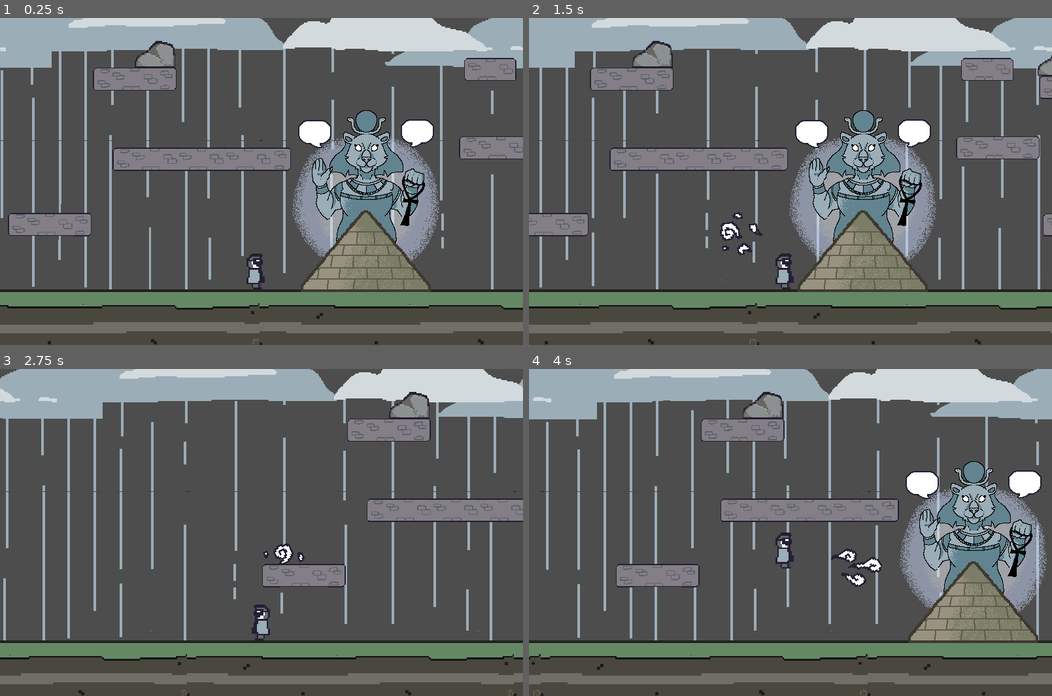
Above: before the commit, frames 1-4 (two rows, left to right).
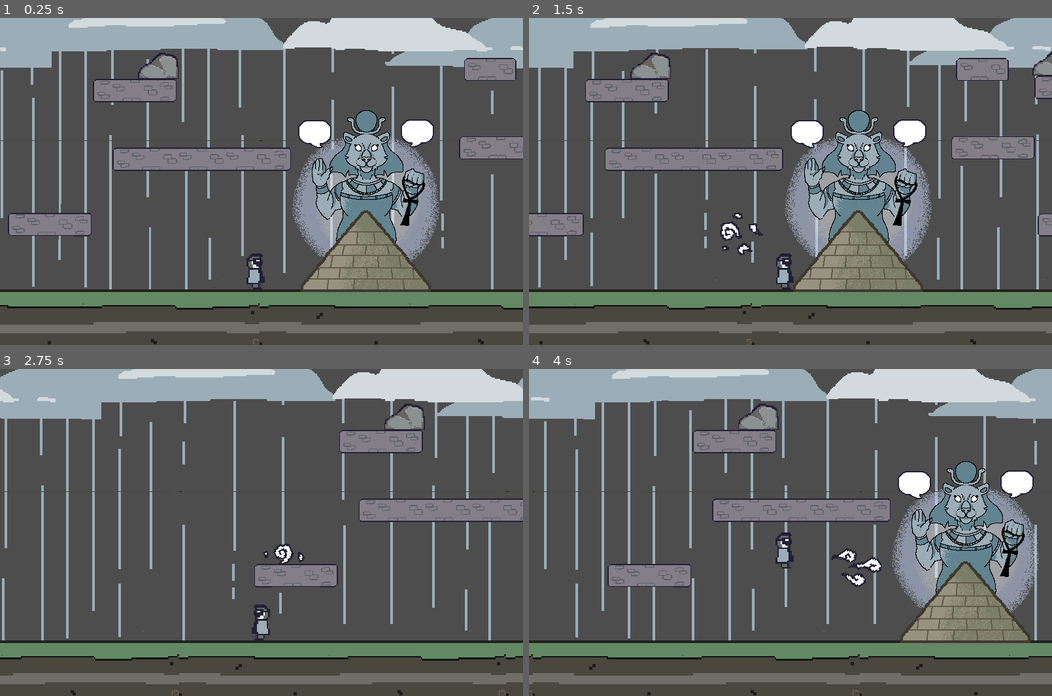
Above: after the commit, the same moments.

Repository: RobChiocchio/godot-wild-jam-58
Game: Godot game, scene res://scenes/levels/level_2.tscn
Two runs of this game, one before a commit and one after it. Both use one fixed random seed, a clock stepped at 60 frames per second and the inputs below. This scene is started directly instead of the project's main scene.
Inputs (mouse positions are in pixels of both pictures, inside the frame that each line leads up to):
- Up to frame 1 (0.25 s): no input
- Up to frame 2 (1.5 s): move the mouse to (905, 165) at 0.52 s; press the mouse at (905, 165) at 0.53 s; hold D (move_right) 0.53-1.25 s; tap W (jump) at 0.77 s; release the mouse at (905, 165) at 1.25 s; drag from (685, 197) to (764, 246) at 1.27 s
- Up to frame 3 (2.75 s): move the mouse to (313, 460) at 2.02 s; press the mouse at (313, 460) at 2.03 s; hold A (move_left) from 2.03 s (still down)
- Up to frame 4 (4 s): release A (move_left) at 2.75 s; release the mouse at (842, 460) at 2.75 s; drag from (764, 597) to (633, 483) at 2.77 s; move the mouse to (947, 581) at 3.52 s; press the mouse at (947, 581) at 3.53 s; hold D (move_right) from 3.53 s (still down); tap W (jump) at 3.77 s

The runs differ from the first frame. In frame 1, 1.6% of the frame differs, in the area x 17-35%, y 7-26%; in frame 2, 12%; in frame 3, 6.9%; in frame 4, 15%, in the area x 0-100%, y 0-100%.

Commit message:
Fixed collisions for tefnut and player
Collisions for both tefnut and our player character have been setup

Diff:
--- a/scenes/levels/level_2.tscn
+++ b/scenes/levels/level_2.tscn
@@ -9,6 +9,7 @@
 [ext_resource type="PackedScene" uid="uid://xcfais7p0tc6" path="res://scenes/player.tscn" id="6_ubur7"]
 [ext_resource type="Script" path="res://scripts/camera.gd" id="7_364t1"]
 [ext_resource type="PackedScene" uid="uid://qi66qds5jsgi" path="res://scenes/shrines/tefnut_shrine.tscn" id="8_kcbvk"]
+[ext_resource type="Script" path="res://scripts/tefnut_shrine.gd" id="9_rpr0d"]
 
 [sub_resource type="PhysicsMaterial" id="PhysicsMaterial_ynxur"]
 friction = 0.8
@@ -22,10 +23,12 @@
 [node name="rocks" type="Node" parent="."]
 
 [node name="left_rock" parent="rocks" instance=ExtResource("1_ejdjx")]
-position = Vector2(-64, -143)
+position = Vector2(-62, -138)
+max_contacts_reported = 5
+contact_monitor = true
 
 [node name="right_rock" parent="rocks" instance=ExtResource("1_ejdjx")]
-position = Vector2(184, -138)
+position = Vector2(184, -147)
 
 [node name="Node" type="Node" parent="."]
 
@@ -48,7 +51,7 @@
 position = Vector2(174, -47)
 
 [node name="platform4" parent="Node" instance=ExtResource("2_8ts8j")]
-position = Vector2(-102, -136)
+position = Vector2(-102, -129)
 
 [node name="Background" parent="." instance=ExtResource("4_ol6g0")]
 offset = Vector2(640, 100)
@@ -84,9 +87,12 @@
 [node name="tefnut_shrine" parent="." instance=ExtResource("8_kcbvk")]
 position = Vector2(65, 2)
 scale = Vector2(0.4, 0.4)
+script = ExtResource("9_rpr0d")
 
 [node name="Camera2D" type="Camera2D" parent="."]
 position = Vector2(0, -66)
 zoom = Vector2(4, 4)
 position_smoothing_speed = 20.0
 script = ExtResource("7_364t1")
+
+[connection signal="body_entered" from="rocks/left_rock" to="tefnut_shrine" method="_on_left_rock_body_entered"]
--- a/scenes/levels/level_3.tscn
+++ b/scenes/levels/level_3.tscn
@@ -42,12 +42,7 @@
 [node name="Ground" type="StaticBody2D" parent="."]
 physics_material_override = SubResource("PhysicsMaterial_q2ma6")
 
-[node name="CollisionShape2D" type="CollisionShape2D" parent="Ground"]
-material = SubResource("ShaderMaterial_nyj1h")
-shape = SubResource("WorldBoundaryShape2D_plqi7")
-
 [node name="TextureRect" type="TextureRect" parent="Ground"]
-visible = false
 texture_repeat = 2
 anchors_preset = 15
 anchor_right = 1.0
@@ -62,6 +57,10 @@
 texture = ExtResource("4_l4oue")
 stretch_mode = 1
 
+[node name="CollisionShape2D" type="CollisionShape2D" parent="Ground"]
+material = SubResource("ShaderMaterial_nyj1h")
+shape = SubResource("WorldBoundaryShape2D_plqi7")
+
 [node name="Player" parent="." instance=ExtResource("5_inpm2")]
 position = Vector2(1, -11)
 
--- a/scenes/player.tscn
+++ b/scenes/player.tscn
@@ -155,9 +155,13 @@
 frame = 6
 frame_progress = 0.389013
 
-[node name="CollisionShape2D" type="CollisionPolygon2D" parent="."]
+[node name="collision_right" type="CollisionPolygon2D" parent="."]
 position = Vector2(-1, 0)
-polygon = PackedVector2Array(4, -9, 2, -12, -6, -12, -8, -9, -8, 10, 4, 10, 4, 7)
+polygon = PackedVector2Array(3, -9, 2, -11, 0, -12, -5, -11, -6, -8, -7, 10, 1, 10, 1, 0)
+
+[node name="collision_left" type="CollisionPolygon2D" parent="."]
+position = Vector2(-1, 0)
+polygon = PackedVector2Array(4, -8, 3, -11, -2, -12, -4, -11, -5, -9, -3, 0, -3, 10, 5, 10)
 
 [node name="Wind" type="Area2D" parent="."]
 script = ExtResource("3_wu53x")
--- a/scenes/rock.tscn
+++ b/scenes/rock.tscn
@@ -3,7 +3,7 @@
 [ext_resource type="Script" path="res://scripts/blowable.gd" id="5_5ekg7"]
 [ext_resource type="Texture2D" uid="uid://b2gjxm157tsyy" path="res://assets/objects/rcok.png" id="6_28lj1"]
 
-[node name="Rock" type="RigidBody2D"]
+[node name="Rock" type="RigidBody2D" groups=["rocks"]]
 center_of_mass_mode = 1
 script = ExtResource("5_5ekg7")
 
--- a/scenes/shrines/tefnut_shrine.tscn
+++ b/scenes/shrines/tefnut_shrine.tscn
@@ -1,6 +1,7 @@
-[gd_scene load_steps=15 format=3 uid="uid://qi66qds5jsgi"]
+[gd_scene load_steps=31 format=3 uid="uid://qi66qds5jsgi"]
 
 [ext_resource type="Texture2D" uid="uid://cqraodridwg73" path="res://assets/sprites/tefnutfullsprite.png" id="1_qw2jr"]
+[ext_resource type="Texture2D" uid="uid://cbedoceygbl57" path="res://assets/sprites/leavebetatemple.png" id="2_tpjc7"]
 
 [sub_resource type="AtlasTexture" id="AtlasTexture_vv16i"]
 atlas = ExtResource("1_qw2jr")
@@ -49,6 +50,66 @@
 [sub_resource type="AtlasTexture" id="AtlasTexture_l1w5x"]
 atlas = ExtResource("1_qw2jr")
 region = Rect2(2596, 0, 236, 294)
+
+[sub_resource type="AtlasTexture" id="AtlasTexture_pei8n"]
+atlas = ExtResource("2_tpjc7")
+region = Rect2(0, 0, 229, 294)
+
+[sub_resource type="AtlasTexture" id="AtlasTexture_cu4mj"]
+atlas = ExtResource("2_tpjc7")
+region = Rect2(229, 0, 229, 294)
+
+[sub_resource type="AtlasTexture" id="AtlasTexture_sdt31"]
+atlas = ExtResource("2_tpjc7")
+region = Rect2(458, 0, 229, 294)
+
+[sub_resource type="AtlasTexture" id="AtlasTexture_qe8uk"]
+atlas = ExtResource("2_tpjc7")
+region = Rect2(687, 0, 229, 294)
+
+[sub_resource type="AtlasTexture" id="AtlasTexture_tfkp2"]
+atlas = ExtResource("2_tpjc7")
+region = Rect2(916, 0, 229, 294)
+
+[sub_resource type="AtlasTexture" id="AtlasTexture_yo00h"]
+atlas = ExtResource("2_tpjc7")
+region = Rect2(1145, 0, 229, 294)
+
+[sub_resource type="AtlasTexture" id="AtlasTexture_xfhf8"]
+atlas = ExtResource("2_tpjc7")
+region = Rect2(1374, 0, 229, 294)
+
+[sub_resource type="AtlasTexture" id="AtlasTexture_3lw7s"]
+atlas = ExtResource("2_tpjc7")
+region = Rect2(1603, 0, 229, 294)
+
+[sub_resource type="AtlasTexture" id="AtlasTexture_8yltt"]
+atlas = ExtResource("2_tpjc7")
+region = Rect2(1832, 0, 229, 294)
+
+[sub_resource type="AtlasTexture" id="AtlasTexture_6uk5x"]
+atlas = ExtResource("2_tpjc7")
+region = Rect2(2061, 0, 229, 294)
+
+[sub_resource type="AtlasTexture" id="AtlasTexture_ic80n"]
+atlas = ExtResource("2_tpjc7")
+region = Rect2(2290, 0, 229, 294)
+
+[sub_resource type="AtlasTexture" id="AtlasTexture_hcx5h"]
+atlas = ExtResource("2_tpjc7")
+region = Rect2(2519, 0, 229, 294)
+
+[sub_resource type="AtlasTexture" id="AtlasTexture_w43wi"]
+atlas = ExtResource("2_tpjc7")
+region = Rect2(2748, 0, 229, 294)
+
+[sub_resource type="AtlasTexture" id="AtlasTexture_ff8ra"]
+atlas = ExtResource("2_tpjc7")
+region = Rect2(2977, 0, 229, 294)
+
+[sub_resource type="AtlasTexture" id="AtlasTexture_dtvf7"]
+atlas = ExtResource("2_tpjc7")
+region = Rect2(3206, 0, 229, 294)
 
 [sub_resource type="SpriteFrames" id="SpriteFrames_7mnxu"]
 animations = [{
@@ -92,18 +153,69 @@
 "loop": true,
 "name": &"tefnut_full",
 "speed": 10.0
+}, {
+"frames": [{
+"duration": 1.0,
+"texture": SubResource("AtlasTexture_pei8n")
+}, {
+"duration": 1.0,
+"texture": SubResource("AtlasTexture_cu4mj")
+}, {
+"duration": 1.0,
+"texture": SubResource("AtlasTexture_sdt31")
+}, {
+"duration": 1.0,
+"texture": SubResource("AtlasTexture_qe8uk")
+}, {
+"duration": 1.0,
+"texture": SubResource("AtlasTexture_tfkp2")
+}, {
+"duration": 1.0,
+"texture": SubResource("AtlasTexture_yo00h")
+}, {
+"duration": 1.0,
+"texture": SubResource("AtlasTexture_xfhf8")
+}, {
+"duration": 1.0,
+"texture": SubResource("AtlasTexture_3lw7s")
+}, {
+"duration": 1.0,
+"texture": SubResource("AtlasTexture_8yltt")
+}, {
+"duration": 1.0,
+"texture": SubResource("AtlasTexture_6uk5x")
+}, {
+"duration": 1.0,
+"texture": SubResource("AtlasTexture_ic80n")
+}, {
+"duration": 1.0,
+"texture": SubResource("AtlasTexture_hcx5h")
+}, {
+"duration": 1.0,
+"texture": SubResource("AtlasTexture_w43wi")
+}, {
+"duration": 1.0,
+"texture": SubResource("AtlasTexture_ff8ra")
+}, {
+"duration": 1.0,
+"texture": SubResource("AtlasTexture_dtvf7")
+}],
+"loop": false,
+"name": &"tefnut_leaves",
+"speed": 10.0
 }]
 
-[node name="tefnut_shrine" type="Node2D"]
+[node name="tefnut_body" type="StaticBody2D"]
+
+[node name="intact_colllision" type="CollisionPolygon2D" parent="."]
+position = Vector2(-405, 140)
+polygon = PackedVector2Array(305, -141, 504, -141, 504, -152, 410, -267, 399, -267, 305, -152)
+
+[node name="destroyed_collision" type="CollisionPolygon2D" parent="."]
+polygon = PackedVector2Array(-97, -1, 103, -1, 103, -19, 75, -46, 23, -46, 23, -34, -33, -34, -41, -43, -71, -43, -97, -14)
 
 [node name="AnimatedSprite2D" type="AnimatedSprite2D" parent="."]
 position = Vector2(5, -136)
 sprite_frames = SubResource("SpriteFrames_7mnxu")
-animation = &"tefnut_full"
+animation = &"tefnut_leaves"
 autoplay = "tefnut_full"
-
-[node name="StaticBody2D" type="StaticBody2D" parent="."]
-
-[node name="CollisionPolygon2D" type="CollisionPolygon2D" parent="StaticBody2D"]
-position = Vector2(-405, 140)
-polygon = PackedVector2Array(305, -141, 504, -141, 504, -152, 410, -267, 399, -267, 305, -152)
--- a/scripts/blowable.gd
+++ b/scripts/blowable.gd
@@ -12,3 +12,8 @@
 
 func succ(force) -> void:
 	self.apply_central_force(force)
+
+
+
+func _on_body_entered(body):
+	pass # Replace with function body.
--- a/scripts/player.gd
+++ b/scripts/player.gd
@@ -9,6 +9,10 @@
 var gravity = ProjectSettings.get_setting("physics/2d/default_gravity")
 
 @onready var _sprite = $AnimatedSprite2D
+@onready var _player = self
+
+@onready var left_box = $collision_left
+@onready var right_box = $collision_right
 
 func _process(delta):
 	pass
@@ -54,11 +58,17 @@
 		# Flip sprite if move left
 		if Input.is_action_pressed("move_left") and _sprite.flip_h == false:
 			_sprite.flip_h = true
-		#	$CollisionShape2D.position.x *= -1
+			left_box.disabled = false
+			left_box.visible = true
+			right_box.disabled = true
+			right_box.visible = false
 
 		if Input.is_action_pressed("move_right"):
 			_sprite.flip_h = false
-		#	$CollisionShape2D.position.x *= -1
+			left_box.disabled = true
+			left_box.visible = false
+			right_box.disabled = false
+			right_box.visible = true
 
 		# Handle Jump.
 		if Input.is_action_just_pressed("jump") and is_on_floor():
--- /dev/null
+++ b/scripts/tefnut_shrine.gd
@@ -0,0 +1,24 @@
+extends Node2D
+
+@onready var _sprite = get_node("AnimatedSprite2D")
+@onready var _tefnut = self
+@onready var intact_collider = $intact_colllision
+@onready var destroyed_collider = $destroyed_collision
+
+# Called when the node enters the scene tree for the first time.
+func _ready():
+	_tefnut.remove_child(destroyed_collider)
+
+# Called every frame. 'delta' is the elapsed time since the previous frame.
+func _process(delta):
+	pass
+
+func _on_left_rock_body_entered(body):
+	print(body.name)
+	if body.name == "tefnut_shrine":
+		_sprite.play("tefnut_leaves")
+		_tefnut.add_child(destroyed_collider)
+		_tefnut.remove_child(intact_collider)
+
+func _on_right_rock_body_entered(body):
+	_sprite.play("tefnut_leaves")
Binary file added: assets/sprites/leavebetatemple.png
Not shown, added: assets/sprites/leavebetatemple.png.import
Not shown: 1 places in scenes/levels/level_2.tscn that only renumber resources
Renamed: dust_cloud.gd -> scripts/dust_cloud.gd
